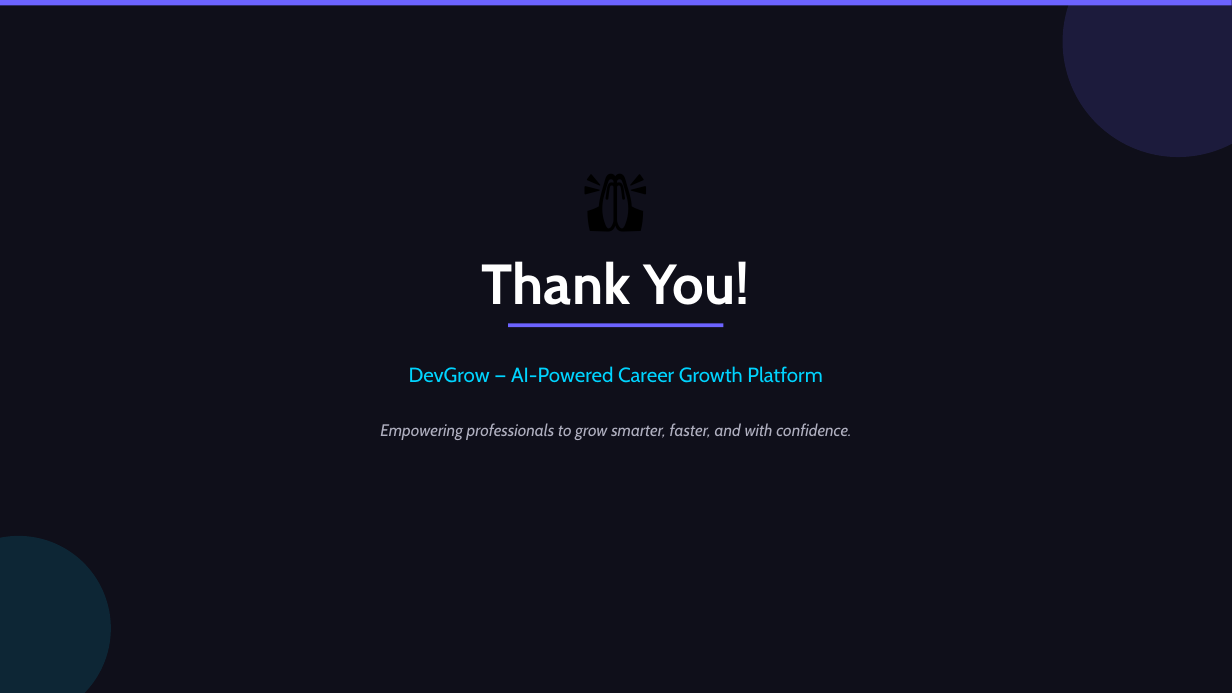
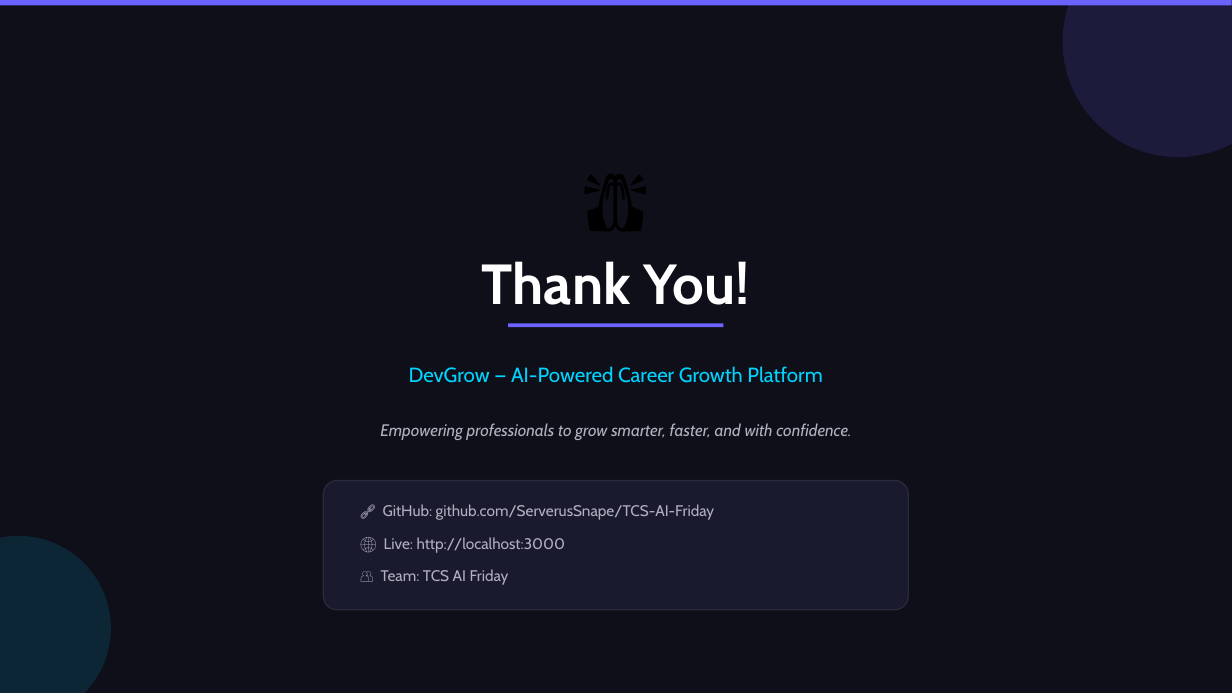
Before and after one commit to ServerusSnape/TCS-AI-Friday, a slide deck: slide 14 of DevGrow_Presentation.pptx (slide 12 before the commit). Drawn at 1232x693 pixels with LibreOffice and Linux fonts; fonts in the diff are those of the drawing. Boxes give left, top, right and bottom in pixels: in the first picture for what was removed or moved away, otherwise in the second. Text is boxed around its words. In the diff, an @@ line names an element or a change of style, - is before the commit and + after.

```diff
--- a/DevGrow_Presentation.pptx
+++ b/DevGrow_Presentation.pptx
@@ rounded rectangle added at [323,481,909,610], fill #1A1A2E, outline #2A2A3E 1 pt @@
@@ text added at [383,504,714,520], 12 pt, text #B0B0C0 @@
+🔗 GitHub: github.com/ServerusSnape/TCS-AI-Friday
@@ text added at [384,537,566,553], 12 pt, text #B0B0C0 @@
+🌐 Live: http://localhost:3000
@@ text added at [381,569,509,585], 12 pt, text #B0B0C0 @@
+👥 Team: TCS AI Friday
```
Also in this commit, not shown: 11 other slides changed, 2 slides added, 14 other files.
